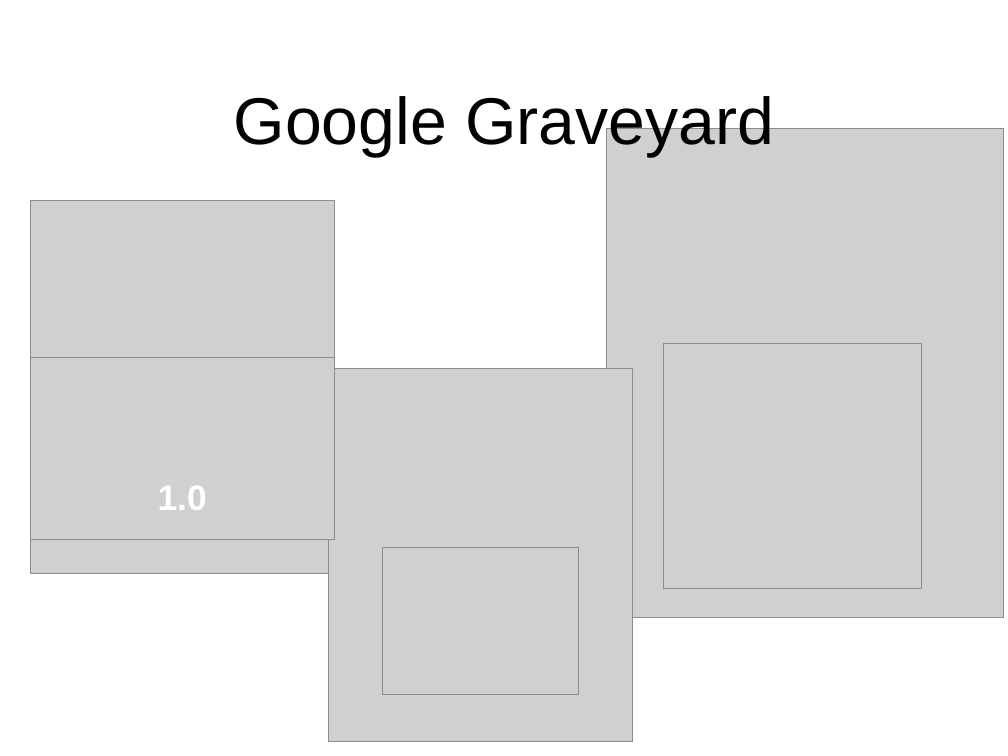
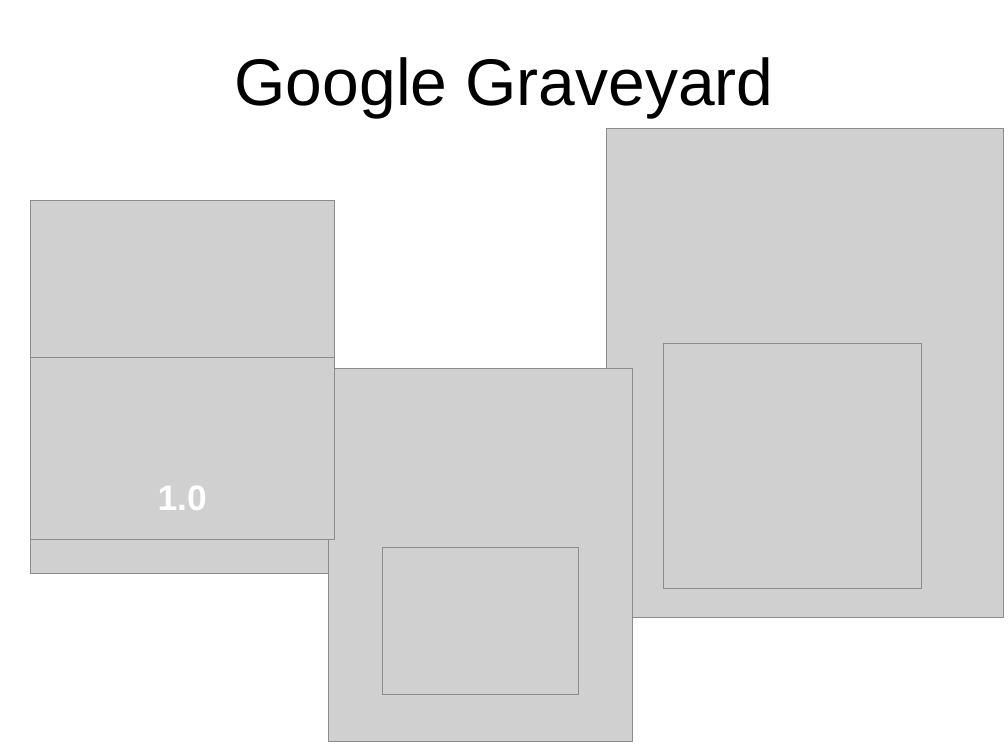
Before and after one commit to njenan/gdg-go-presentation, a slide deck: slide 3 of Gdg-Go-Presentaiton.pptx. Drawn at 1008x756 pixels with LibreOffice and Linux fonts; fonts in the diff are those of the drawing; grey boxes stand for pictures. Boxes give left, top, right and bottom in pixels: in the first picture for what was removed or moved away, otherwise in the second. Text is boxed around its words. In the diff, an @@ line names an element or a change of style, - is before the commit and + after.

```diff
--- a/Gdg-Go-Presentaiton.pptx
+++ b/Gdg-Go-Presentaiton.pptx
@@ title "Google Graveyard": place and size @@
-title "Google Graveyard" at [234, 96, 774, 157]
+title "Google Graveyard" at [235, 57, 774, 117]
@@ title "Google Graveyard" at [235, 57, 774, 117]: size 67.2 to 67 pt @@
```
Also in this commit, not shown: 3 other slides changed, 1 slide added.
